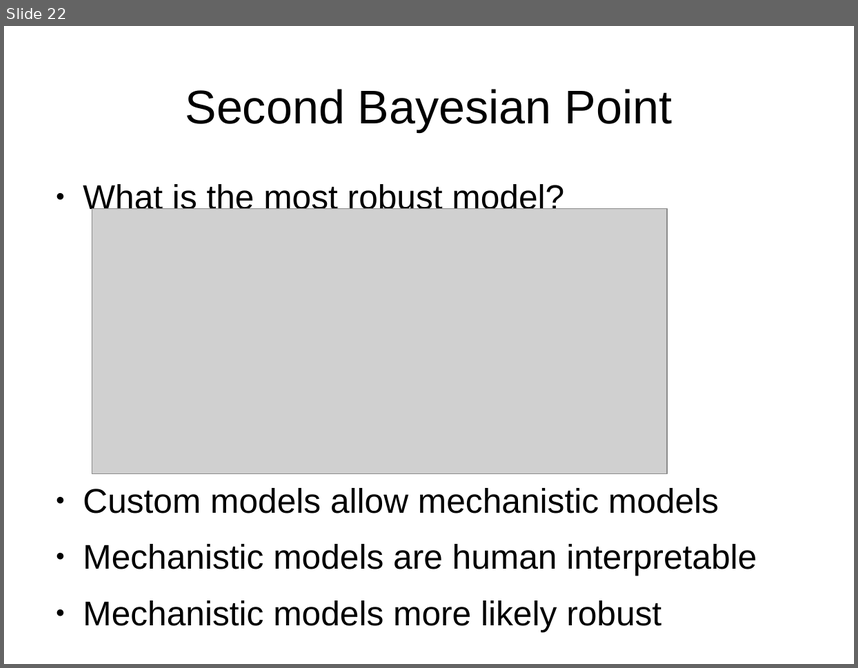
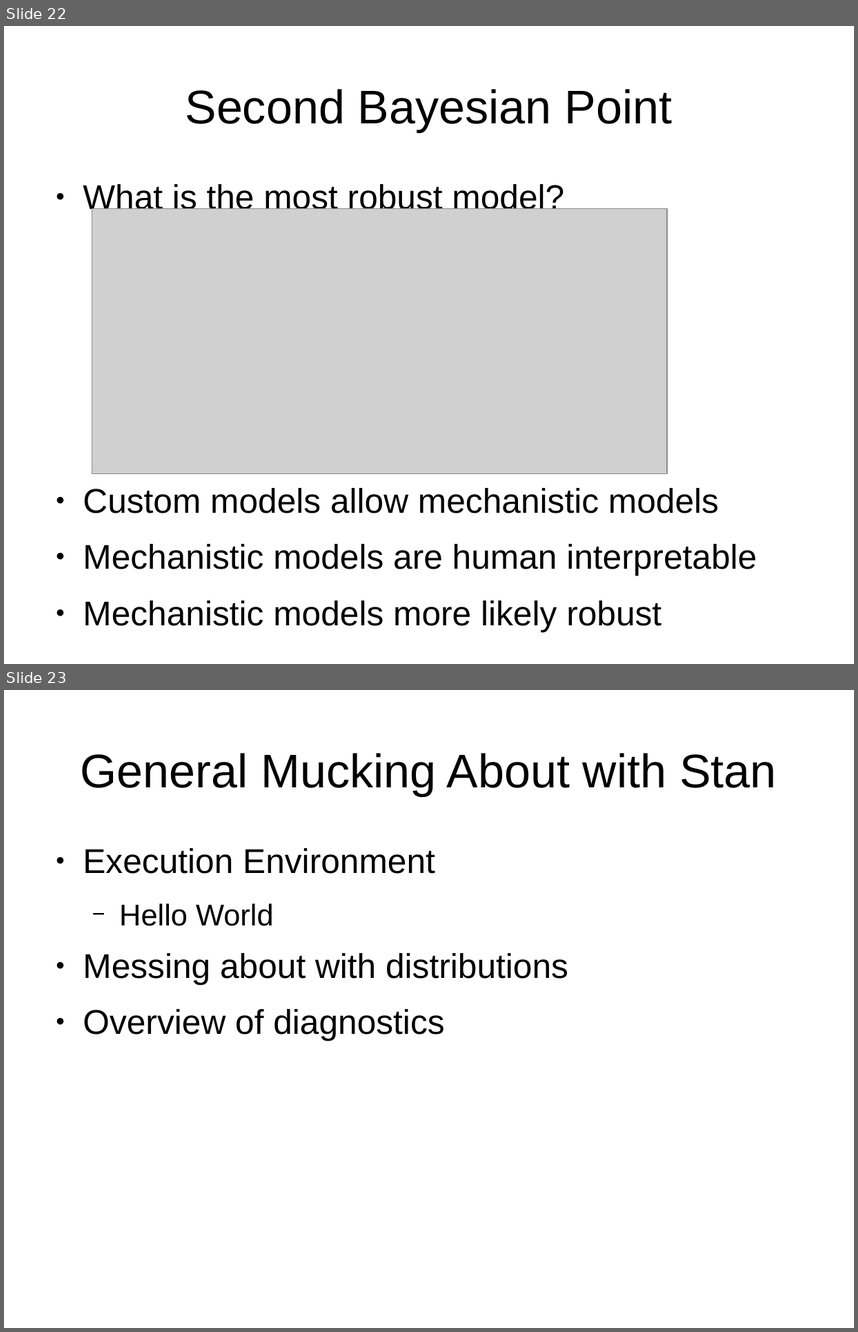
Before and after one commit to breckbaldwin/StanIsThePlanDist, a slide deck: slides/StanIsThePlanPyData2.odp. Shown one above the other, each under a label of ours: slide 22 before the commit, slides 22 and 23 after it. The pictures are 858x668 and 858x1332 pixels, drawn with LibreOffice and Linux fonts; fonts in the diff are those of the drawing; grey boxes stand for pictures. Boxes give left, top, right and bottom in pixels: in the first picture for what was removed or moved away, otherwise in the second. Text is boxed around its words. In the diff, an @@ line names an element or a change of style, - is before the commit and + after.

```diff
--- a/slides/StanIsThePlanPyData2.odp
+++ b/slides/StanIsThePlanPyData2.odp
@@ slide 23 added at bbox=[4, 690, 854, 1328], background #FFFFFF @@
@@ title added at bbox=[81, 753, 776, 796], 44 pt, text #000000 @@
+General Mucking About with Stan
@@ text added at bbox=[83, 848, 568, 1041], 32 pt, text #000000 @@
+● Execution Environment
+  − Hello World
+● Messing about with distributions
+● Overview of diagnostics
```
Also in this commit, not shown: 14 other slides added.
